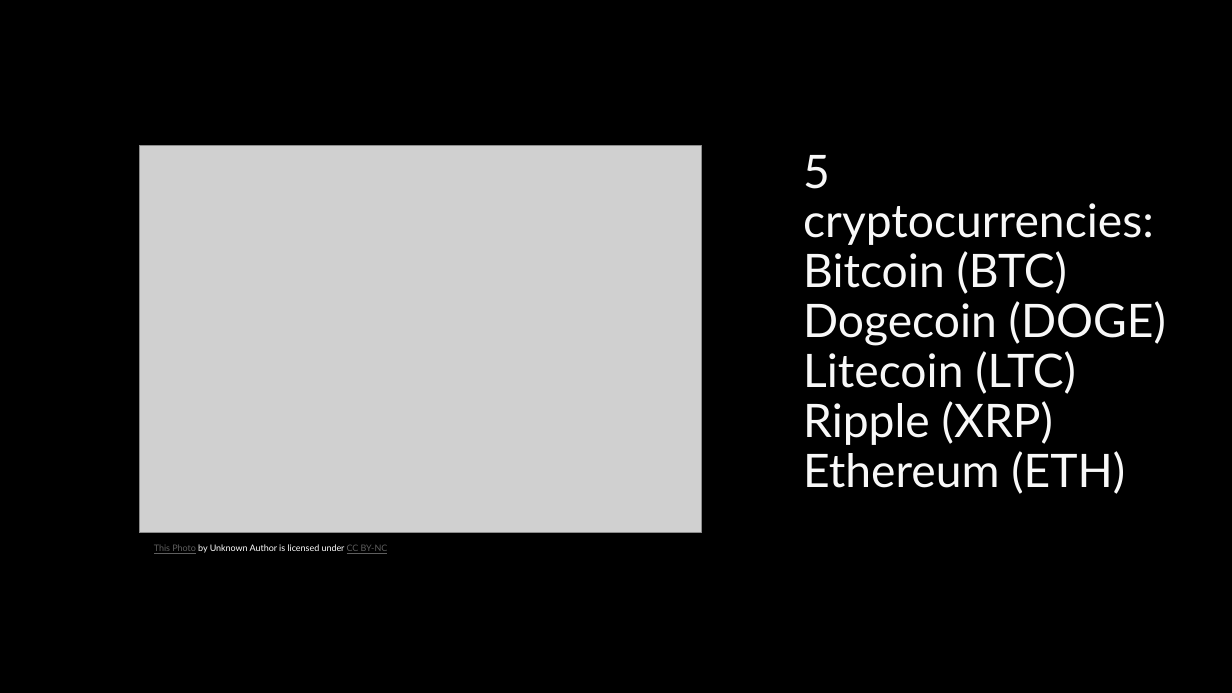
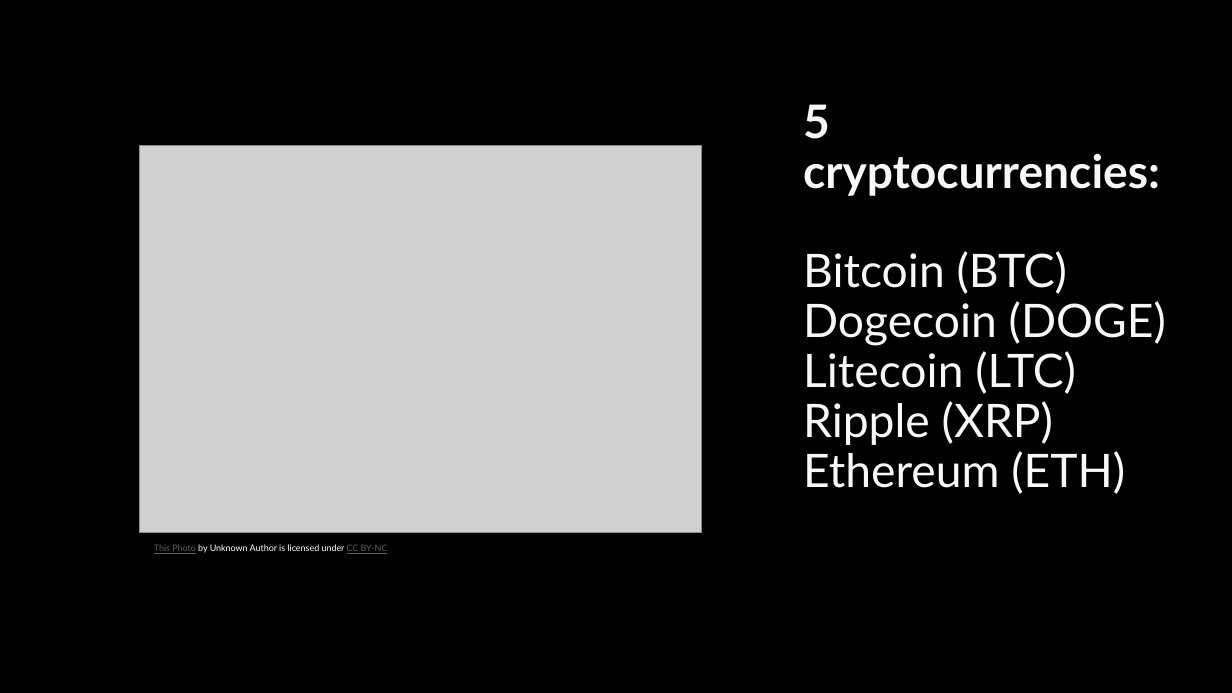
Before and after one commit to tylerfallon/The-Omniscient-Crypto-Oracle, a slide deck: slide 3 of The Omniscient Crypto Oracle.pptx. Drawn at 1232x693 pixels with LibreOffice and Linux fonts; fonts in the diff are those of the drawing; grey boxes stand for pictures; background and template pictures are left out. Boxes give left, top, right and bottom in pixels: in the first picture for what was removed or moved away, otherwise in the second. Text is boxed around its words. In the diff, an @@ line names an element or a change of style, - is before the commit and + after.

Commit message:
edited formatting and future enhancements on ppt

```diff
--- a/The Omniscient Crypto Oracle.pptx
+++ b/The Omniscient Crypto Oracle.pptx
@@ title "5 cryptocurrencies: Bitcoin (BTC) Dogecoin ...": place and size @@
-title "5 cryptocurrencies: Bitcoin (BTC) Dogecoin ..." at (803,155,1166,494)
+title "5 cryptocurrencies: Bitcoin (BTC) Dogecoin ..." at (803,104,1166,494)
@@ title "5 cryptocurrencies: Bitcoin (BTC) Dogecoin ..." at (803,104,1166,494): bold on in "5 cryptocurrencies:" @@
```
Also in this commit, not shown: 8 other slides changed, 1 slide added.
